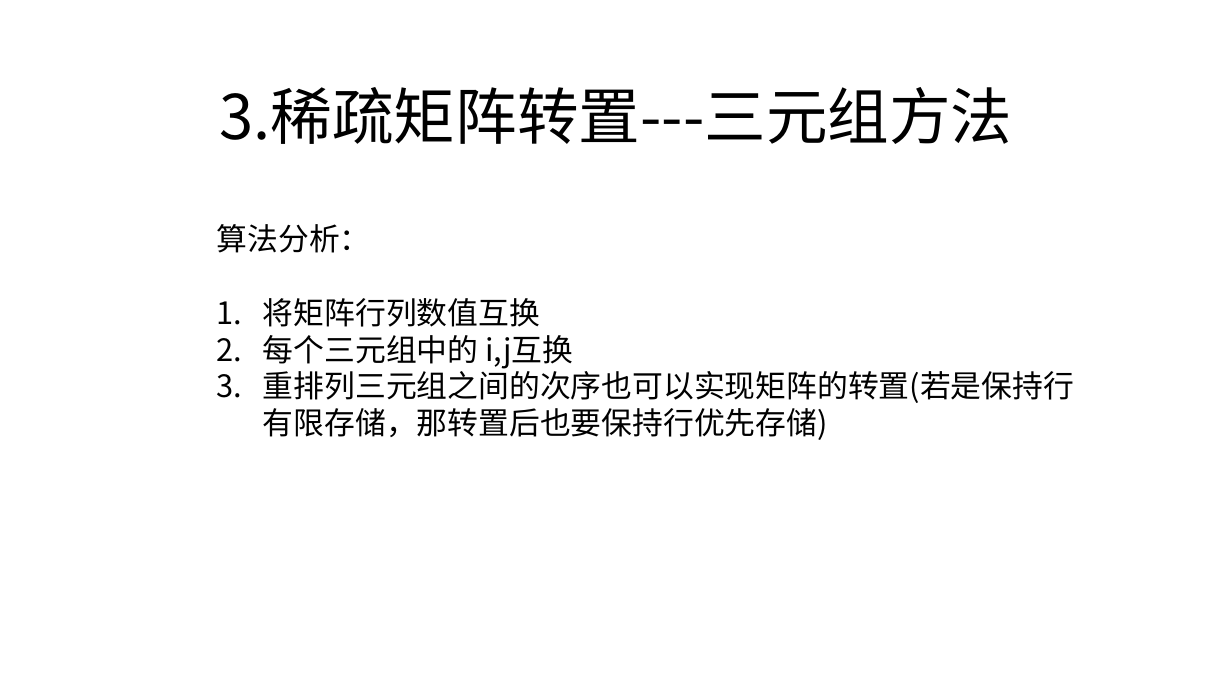
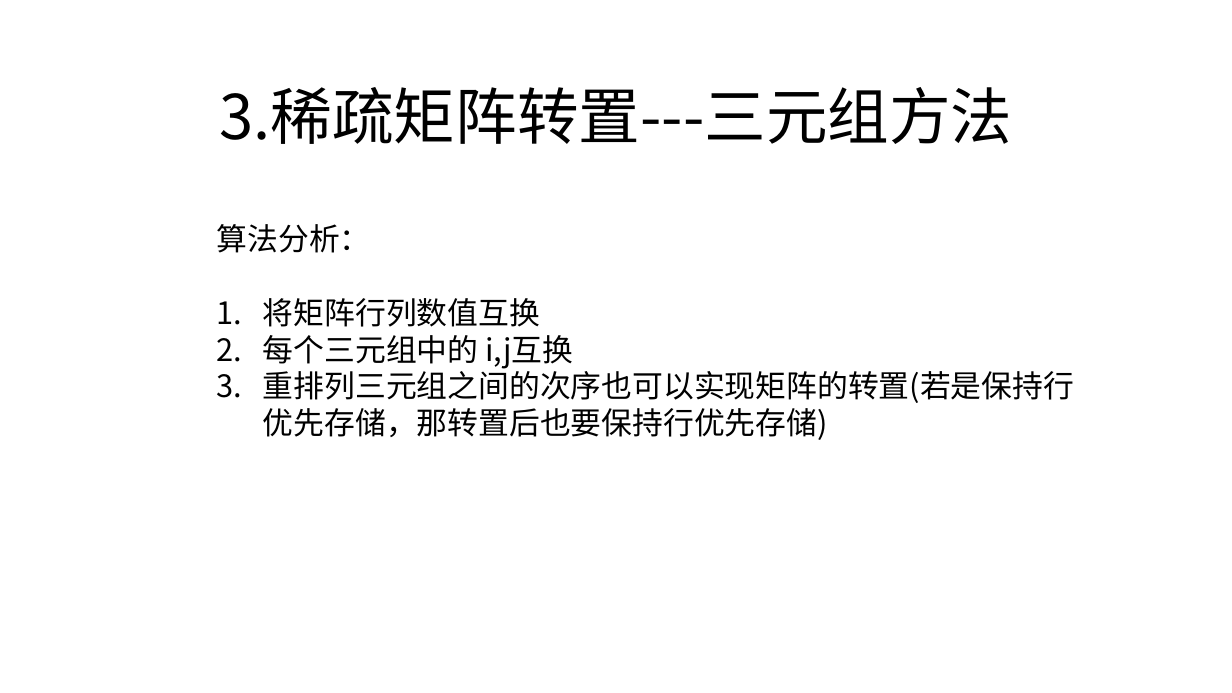
Before and after one commit to zjyesir/hmc_data_structure, a slide deck: slide 15 of ppt/5.数组和广义表.pptx. Drawn at 1232x693 pixels with LibreOffice and Linux fonts; fonts in the diff are those of the drawing; background and template pictures are left out. Boxes give left, top, right and bottom in pixels: in the first picture for what was removed or moved away, otherwise in the second. Text is boxed around its words. In the diff, an @@ line names an element or a change of style, - is before the commit and + after.

```diff
--- a/ppt/5.数组和广义表.pptx
+++ b/ppt/5.数组和广义表.pptx
@@ text at (263, 366, 1074, 440): text changed @@
-3. 重排列三元组之间的次序也可以实现矩阵的转置(若是保持行有限存储，那转置后也要保持行优先存储)
+3. 重排列三元组之间的次序也可以实现矩阵的转置(若是保持行优先存储，那转置后也要保持行优先存储)
```
Also in this commit, not shown: 23 other files.
